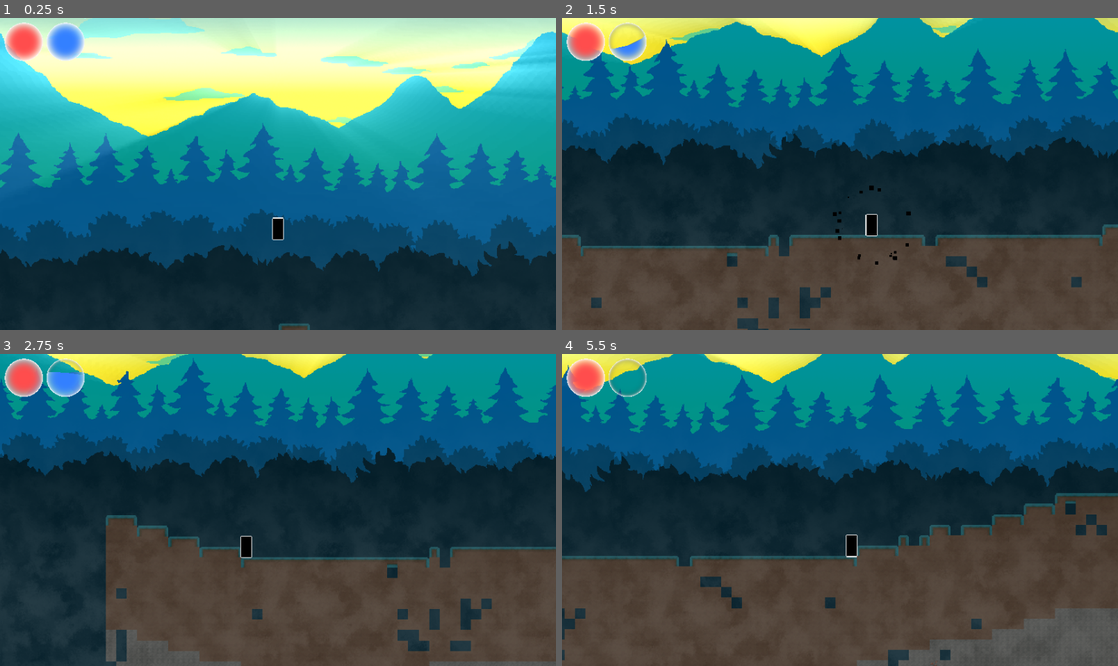
Above: before the commit, frames 1-4 (two rows, left to right).
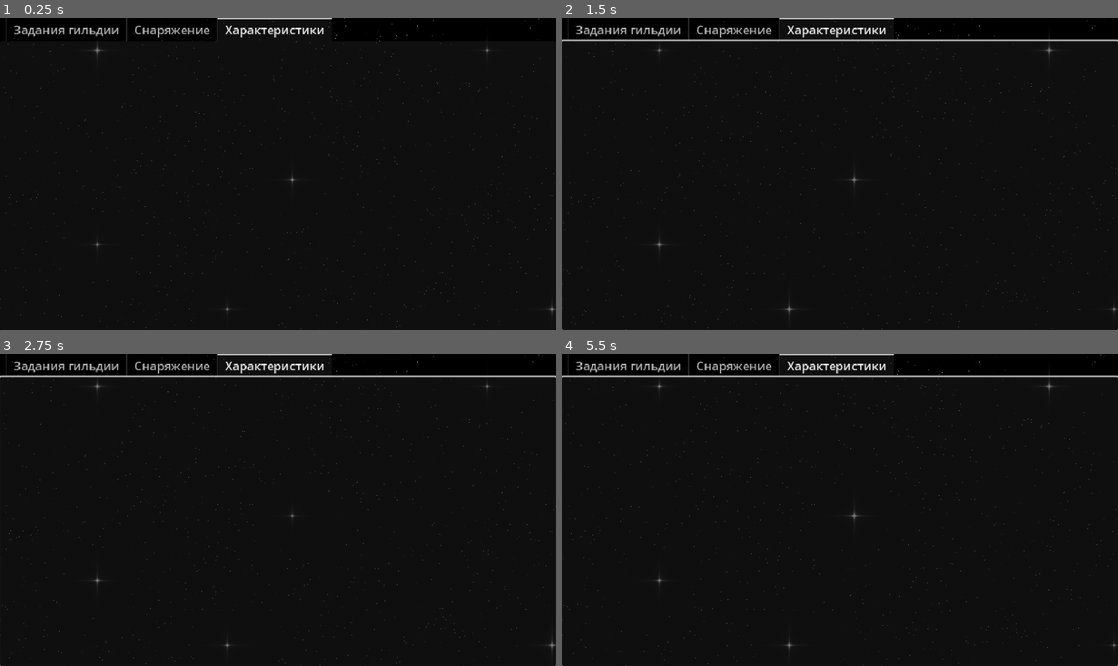
Above: after the commit, the same moments.

Repository: terriblepanic/first-game
Game: Godot game, scene res://scenes/Main.tscn
Two runs of this game, one before a commit and one after it. Both use one fixed random seed, a clock stepped at 60 frames per second and the inputs below. This scene is started directly instead of the project's main scene.
Inputs (mouse positions are in pixels of both pictures, inside the frame that each line leads up to):
- Up to frame 1 (0.25 s): no input
- Up to frame 2 (1.5 s): tap Enter (ui_accept) at 0.5 s; move the mouse to (962, 158) at 0.52 s; hold D (move_right) 0.53-1.25 s; click (962, 158) at 0.6 s; tap Space (jump) at 0.77 s; drag from (728, 189) to (956, 248) at 1.27 s
- Up to frame 3 (2.75 s): move the mouse to (333, 441) at 2.02 s; hold A (move_left) from 2.03 s (still down); right-click (333, 441) at 2.1 s
- Up to frame 4 (5.5 s): release A (move_left) at 2.75 s; drag from (812, 572) to (673, 463) at 2.77 s; move the mouse to (1006, 556) at 3.52 s; hold D (move_right) 3.53-4.25 s; click (1006, 556) at 3.6 s; tap Space (jump) at 3.77 s; drag from (673, 463) to (956, 541) at 4.27 s; move the mouse to (867, 510) at 5.02 s; hold D (move_right) from 5.03 s (still down); right-click (867, 510) at 5.1 s; click (867, 510) at 5.17 s

The runs differ from the first frame. In frame 1, 100% of the frame differs, in the area x 0-100%, y 0-100%; in frame 2, 100%; in frame 3, 100%; in frame 4, 100%.
Error after the commit: Parse Error: Used space character for indentation instead of tab as used before in the file. (res://scripts/player.gd:141)

Commit message:
Store player spawn position

Diff:
--- a/scripts/player.gd
+++ b/scripts/player.gd
@@ -25,6 +25,7 @@
 var selected_slot: int = 0
 var _is_attacking: bool = false
 var _attack_timer: float = 0.0
+var spawn_position: Vector2 = Vector2.ZERO
 
 @onready var camera: Camera2D = $Camera2D
 @onready var attack_area: Area2D = $AttackArea
@@ -138,12 +139,18 @@
 
 
 func respawn() -> void:
-	health = max_health
-	mana = max_mana
-	emit_signal("health_changed", int(health), max_health)
-	emit_signal("mana_changed", int(mana), max_mana)
-	show()
-	set_process(true)
+        health = max_health
+        mana = max_mana
+        emit_signal("health_changed", int(health), max_health)
+        emit_signal("mana_changed", int(mana), max_mana)
+        position = spawn_position
+        show()
+        set_process(true)
+
+
+func set_spawn_position(pos: Vector2) -> void:
+        spawn_position = pos
+        position = pos
 
 
 func health_regen(delta: float) -> void:
